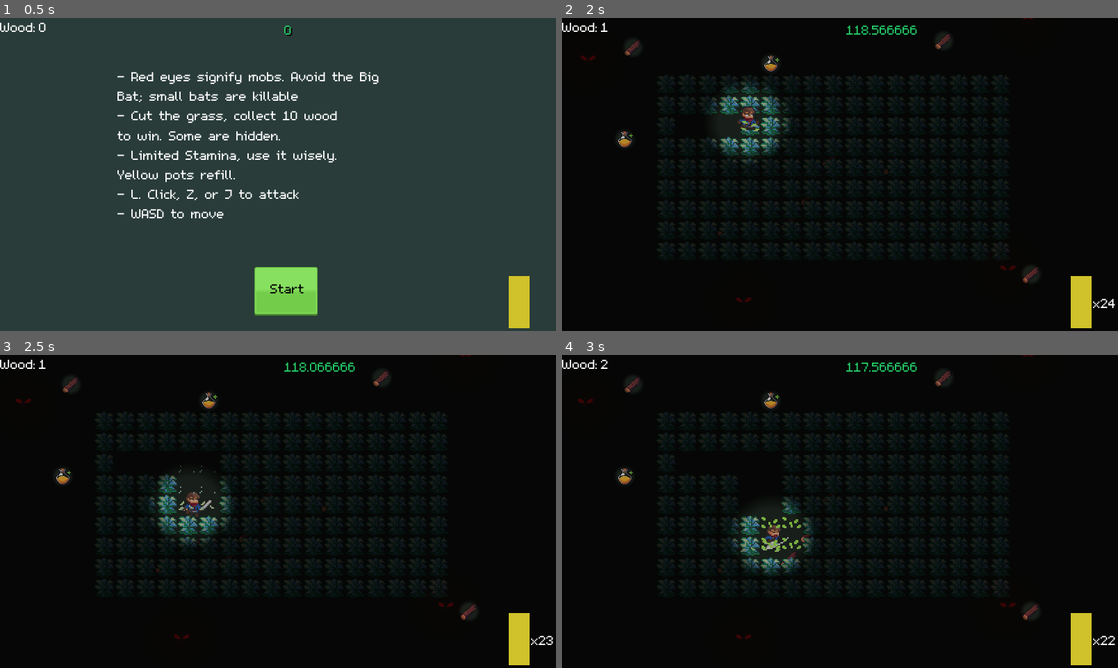
Above: before the commit, frames 1-4 (two rows, left to right).
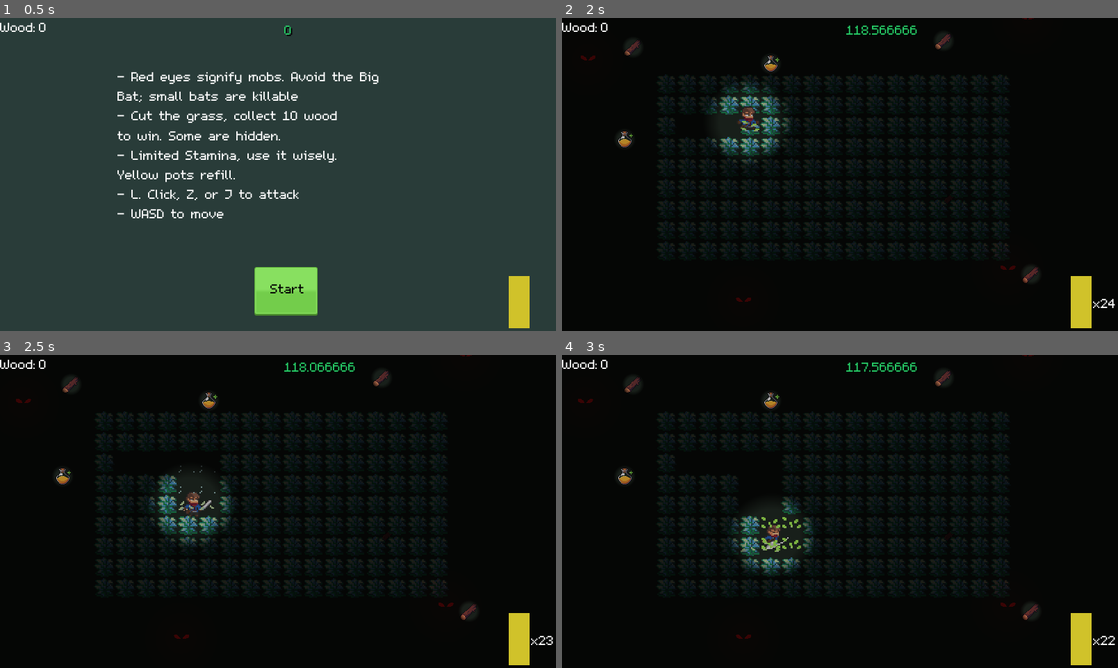
Above: after the commit, the same moments.

Repository: jaonewguy/GDFG-24
Game: Godot game, scene res://Scenes/Main.tscn
The game is run twice, just before and just after one commit, with the same random seed, the same clock (stepped at 60 frames per second) and the same inputs.
Inputs (mouse positions are in pixels of both pictures, inside the frame that each line leads up to):
- Up to frame 1 (0.5 s): no input
- Up to frame 2 (2 s): click "Start" at 0.5 s; move the mouse to (962, 158) at 1.27 s; hold D (right) from 1.28 s (still down); click (962, 158) at 1.35 s
- Up to frame 3 (2.5 s): move the mouse to (166, 527) at 2.02 s; release D (right) at 2.03 s; hold S (down) from 2.03 s (still down); click (166, 527) at 2.1 s
- Up to frame 4 (3 s): move the mouse to (895, 442) at 2.77 s; release S (down) at 2.78 s; hold D (right) from 2.78 s (still down); click (895, 442) at 2.85 s

Frame 1 is identical in both runs. In frame 2, less than 0.1% of the frame differs, in the area x 7-59%, y 1-70%; in frame 3, less than 0.1%; in frame 4, less than 0.1%, in the area x 7-59%, y 2-70%.

Commit message:
get rid of disgusting duplicated last-min code

Diff:
--- a/Scenes/Main.tscn
+++ b/Scenes/Main.tscn
@@ -1,6 +1,6 @@
 [gd_scene load_steps=10 format=2]
 
-[ext_resource path="res://Chrono_Trigger_In_the_Green_Gloom_OC_ReMix.mp3" type="AudioStream" id=1]
+[ext_resource path="res://Assets/sound/Chrono_Trigger_In_the_Green_Gloom_OC_ReMix.mp3" type="AudioStream" id=1]
 [ext_resource path="res://Scenes/LevelTimer.tscn" type="PackedScene" id=2]
 [ext_resource path="res://Scripts/Main.gd" type="Script" id=3]
 [ext_resource path="res://Assets/theme/kenneyUI-green.tres" type="Theme" id=4]
--- a/Scripts/Level.gd
+++ b/Scripts/Level.gd
@@ -2,6 +2,7 @@
 
 
 const WIN_CONDITION = 3
+const NUM_LOOT = 8
 export var MAX_STAMINA = 25
 
 onready var player = $YSort/Player
@@ -9,6 +10,8 @@
 
 var hidden_loot_scene = preload("res://Scenes/HiddenLoot.tscn")
 var wood = preload("res://Scenes/Wood.tscn")
+
+var grass_range = Vector2(rand_range(80, 336), rand_range(50, 178))
 
 # Called when the node enters the scene tree for the first time.
 func _ready() -> void:
@@ -27,74 +30,19 @@
     boss_bat.get_node("BatBodyCollision").apply_scale(Vector2(3,3))
     boss_bat.get_node("Hurtbox").queue_free()
 
+func _create_hidden_loot() -> void:
+    var loot = hidden_loot_scene.instance()
+    add_child(loot)
+    loot.set_position(grass_range)
+    loot.add_to_group("loot")
+
+    var wood_piece = wood.instance()
+    wood_piece.z_index = -1
+    wood_piece.disable_light_radius()
+    loot.add_child(wood_piece)
+
+    print("Loot added at: ", loot.global_position)
 
 func _spawn_hidden_loot() -> void:
-    var loot = hidden_loot_scene.instance()
-    var loot2 = hidden_loot_scene.instance()
-    var loot3 = hidden_loot_scene.instance()
-    var loot4 = hidden_loot_scene.instance()
-    var loot5 = hidden_loot_scene.instance()
-    var loot6 = hidden_loot_scene.instance()
-    var loot7 = hidden_loot_scene.instance()
-
-    add_child(loot)
-    loot.set_position(Vector2(rand_range(80, 336), rand_range(50, 178)))
-    loot.add_to_group("loot")
-
-    add_child(loot2)
-    loot2.set_position(Vector2(rand_range(80, 336), rand_range(50, 178)))
-    loot2.add_to_group("loot")
-
-    add_child(loot3)
-    loot3.set_position(Vector2(rand_range(80, 336), rand_range(50, 178)))
-    loot3.add_to_group("loot")
-
-    add_child(loot4)
-    loot4.set_position(Vector2(rand_range(80, 336), rand_range(50, 178)))
-    loot4.add_to_group("loot")
-
-    add_child(loot5)
-    loot5.set_position(Vector2(rand_range(80, 336), rand_range(50, 178)))
-    loot5.add_to_group("loot")
-
-    add_child(loot6)
-    loot6.set_position(Vector2(rand_range(80, 336), rand_range(50, 178)))
-    loot6.add_to_group("loot")
-
-    add_child(loot7)
-    loot7.set_position(Vector2(rand_range(80, 336), rand_range(50, 178)))
-    loot7.add_to_group("loot")
-
-    # TODO: prob need to refactor this when considering other loot, and get rid of duplication
-    var wood_piece = wood.instance()
-    var wood_piece2 = wood.instance()
-    var wood_piece3 = wood.instance()
-    var wood_piece4 = wood.instance()
-    var wood_piece5 = wood.instance()
-    var wood_piece6 = wood.instance()
-    var wood_piece7 = wood.instance()
-#    wood_piece.hide()
-#    wood_piece2.hide()
-    wood_piece.z_index = -1
-    wood_piece2.z_index = -1
-    wood_piece3.z_index = -1
-    wood_piece4.z_index = -1
-    wood_piece5.z_index = -1
-    wood_piece6.z_index = -1
-    wood_piece7.z_index = -1
-    wood_piece.disable_light_radius()
-    wood_piece2.disable_light_radius()
-    wood_piece3.disable_light_radius()
-    wood_piece4.disable_light_radius()
-    wood_piece5.disable_light_radius()
-    wood_piece6.disable_light_radius()
-    wood_piece7.disable_light_radius()
-    loot.add_child(wood_piece)
-    loot2.add_child(wood_piece2)
-    loot3.add_child(wood_piece3)
-    loot4.add_child(wood_piece4)
-    loot5.add_child(wood_piece5)
-    loot6.add_child(wood_piece6)
-    loot7.add_child(wood_piece7)
-    print("Loot added at: ", loot.global_position)
-    print("Loot2 added at: ", loot2.global_position)
+    for n in NUM_LOOT:
+        _create_hidden_loot()
